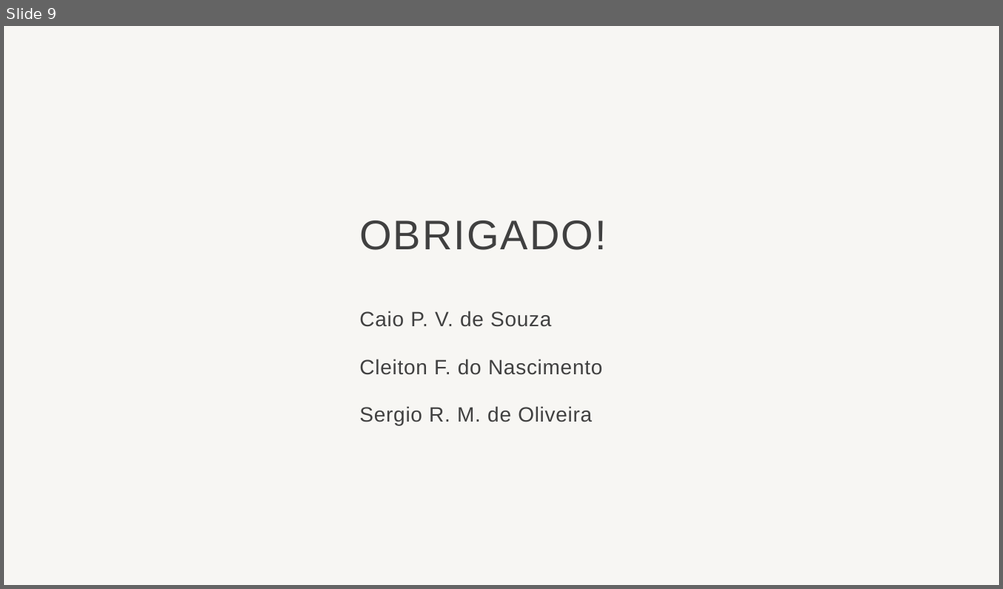
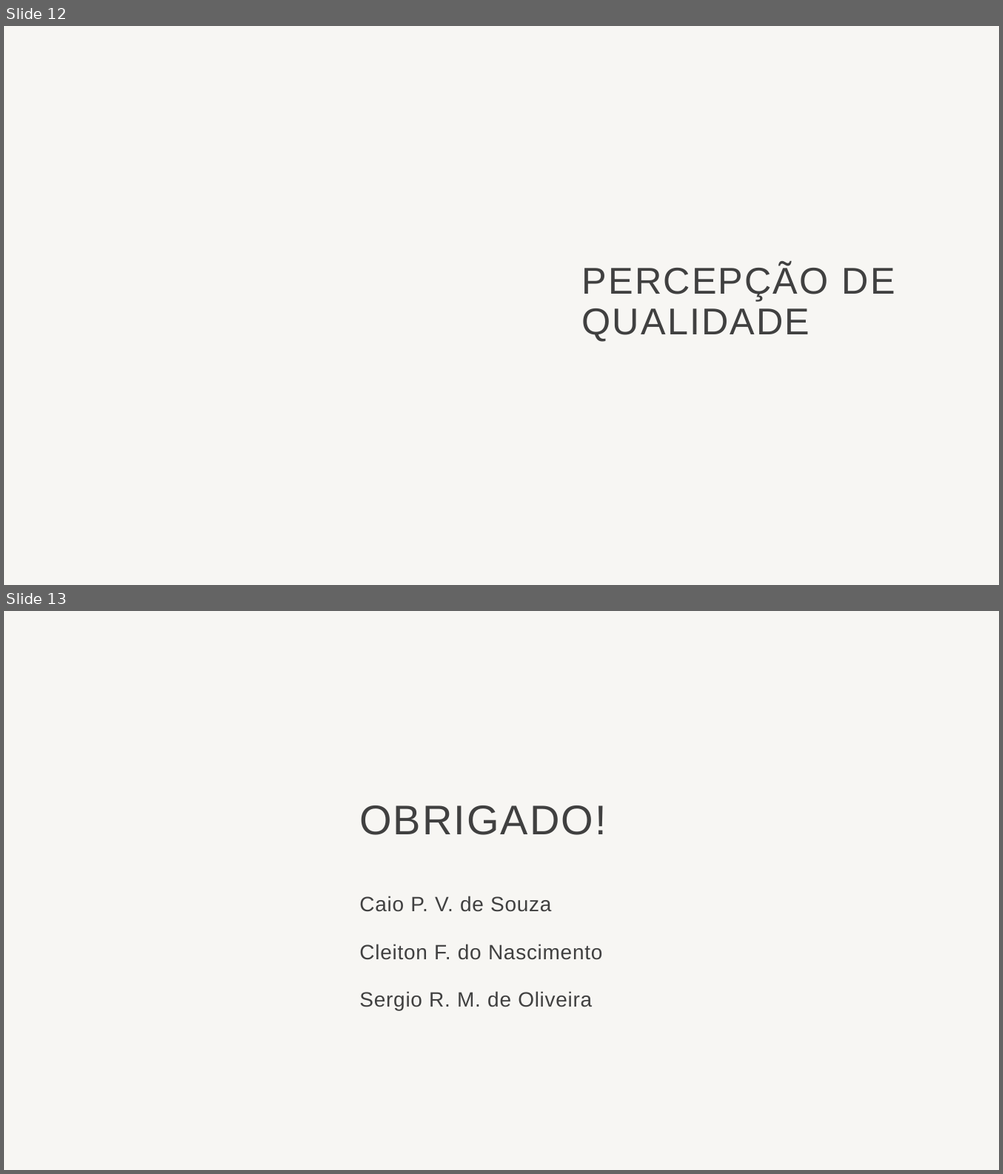
Before and after one commit to caiopsouza/enade, a slide deck: slides/slides.pptx. Shown one above the other, each under a label of ours: slide 9 before the commit, slides 12 and 13 after it. The pictures are 1003x589 and 1003x1174 pixels, drawn with LibreOffice and Linux fonts; fonts in the diff are those of the drawing; background and template pictures are left out. Boxes give left, top, right and bottom in pixels: in the first picture for what was removed or moved away, otherwise in the second. Text is boxed around its words. In the diff, an @@ line names an element or a change of style, - is before the commit and + after.

```diff
--- a/slides/slides.pptx
+++ b/slides/slides.pptx
@@ slide 12 added at (4,26,999,585), background #F7F6F3 @@
@@ title added at (582,264,895,342), 36 pt, text #404040 @@
+PERCEPÇÃO DE QUALIDADE
@@ what was slide 9 is now slide 13 @@
```
Also in this commit, not shown: 2 slides changed, 3 other slides added, 5 other files.
